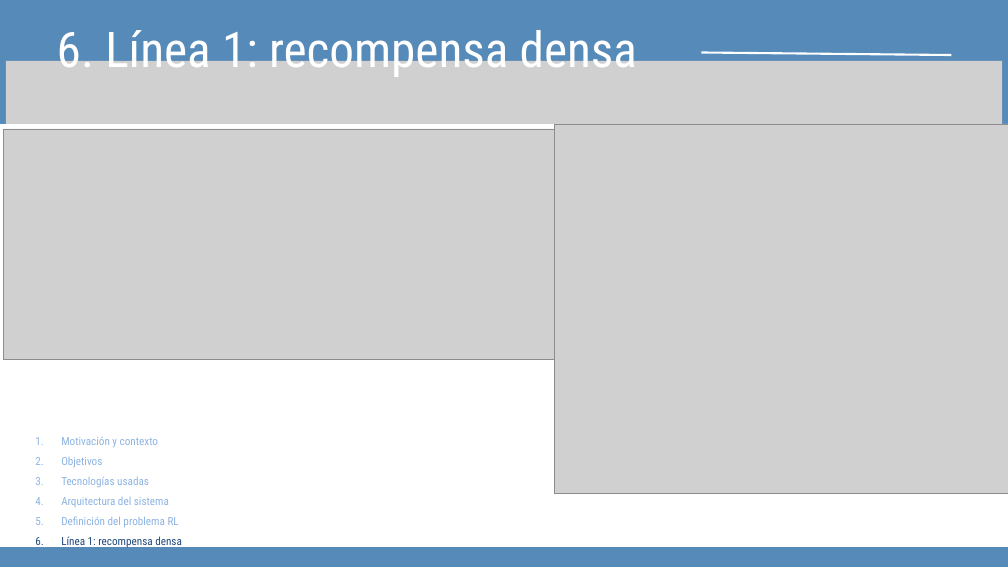
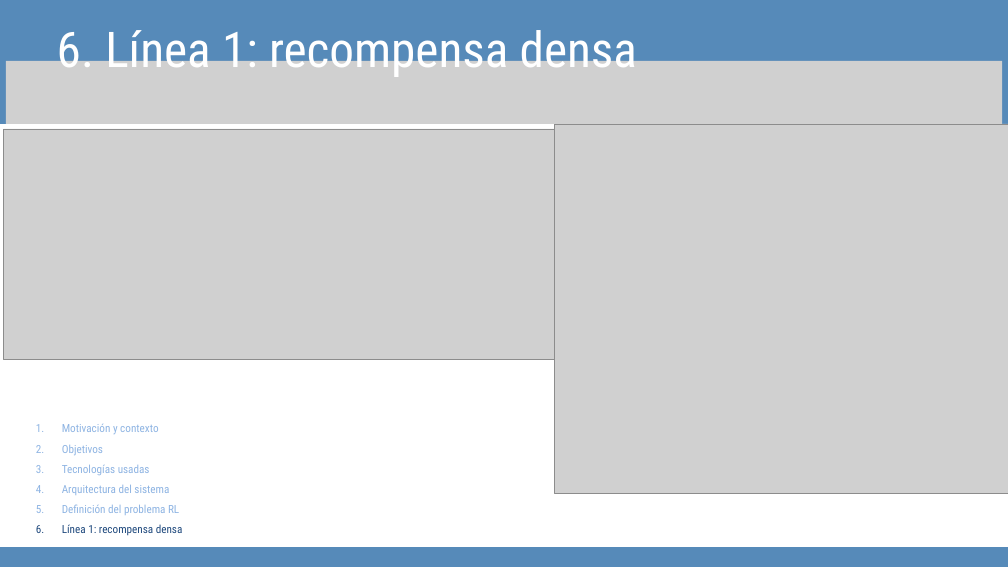
Before and after one commit to davidsolero/TFG-Coppelia-Reinforcement-Learning, a slide deck: slide 9 of redaccion/defensa/Presentación Trabajo Final Tesis Profesional Moderna Sencilla Azul .pptx. Drawn at 1008x567 pixels with LibreOffice and Linux fonts; fonts in the diff are those of the drawing; grey boxes stand for pictures. Boxes give left, top, right and bottom in pixels: in the first picture for what was removed or moved away, otherwise in the second. Text is boxed around its words. In the diff, an @@ line names an element or a change of style, - is before the commit and + after.

```diff
--- a/redaccion/defensa/Presentación Trabajo Final Tesis Profesional Moderna Sencilla Azul .pptx
+++ b/redaccion/defensa/Presentación Trabajo Final Tesis Profesional Moderna Sencilla Azul .pptx
@@ line removed from (702, 52) to (952, 55) @@
@@ text "Motivación y contexto": place and size @@
-text "Motivación y contexto" at (61, 436, 182, 549)
+text "Motivación y contexto" at (62, 424, 183, 536)
```
Also in this commit, not shown: 6 other slides changed.
